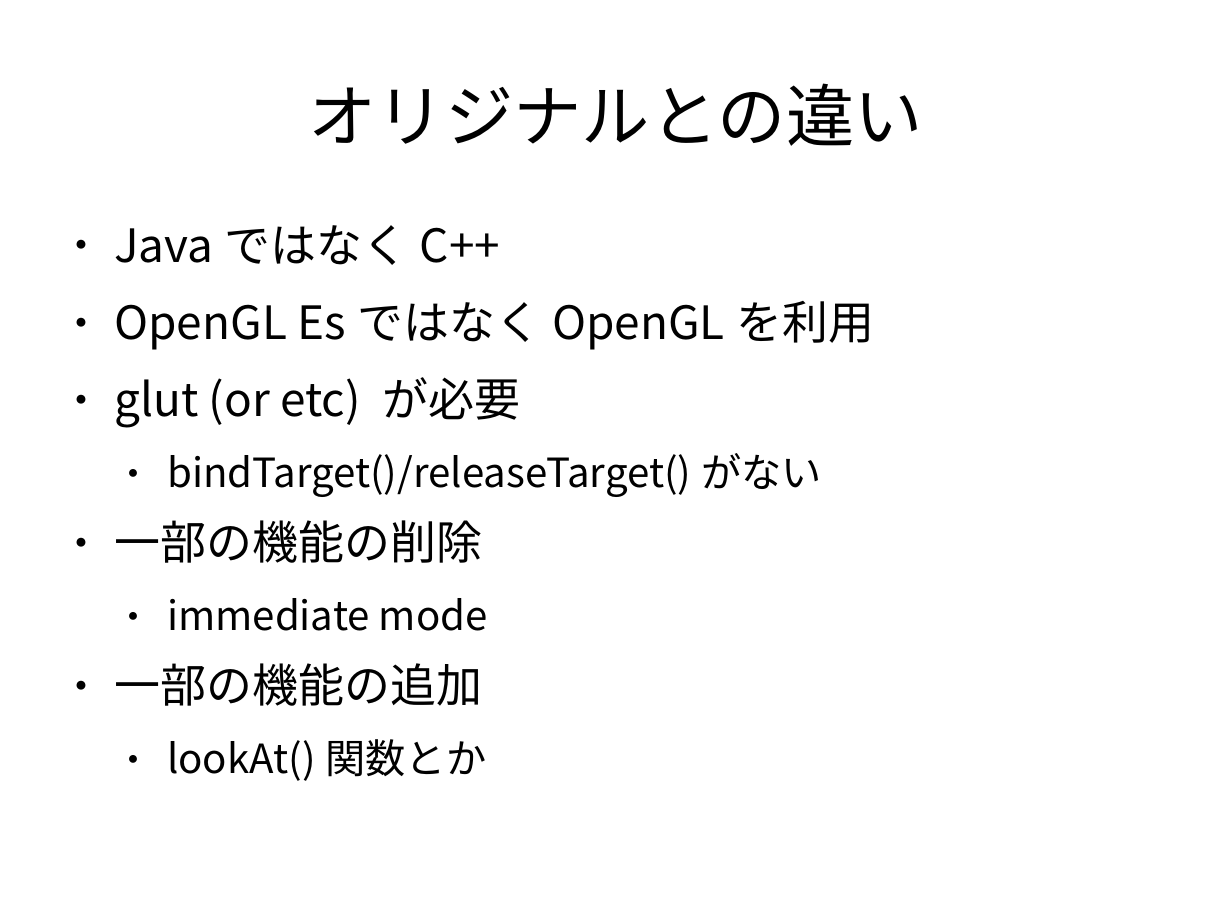
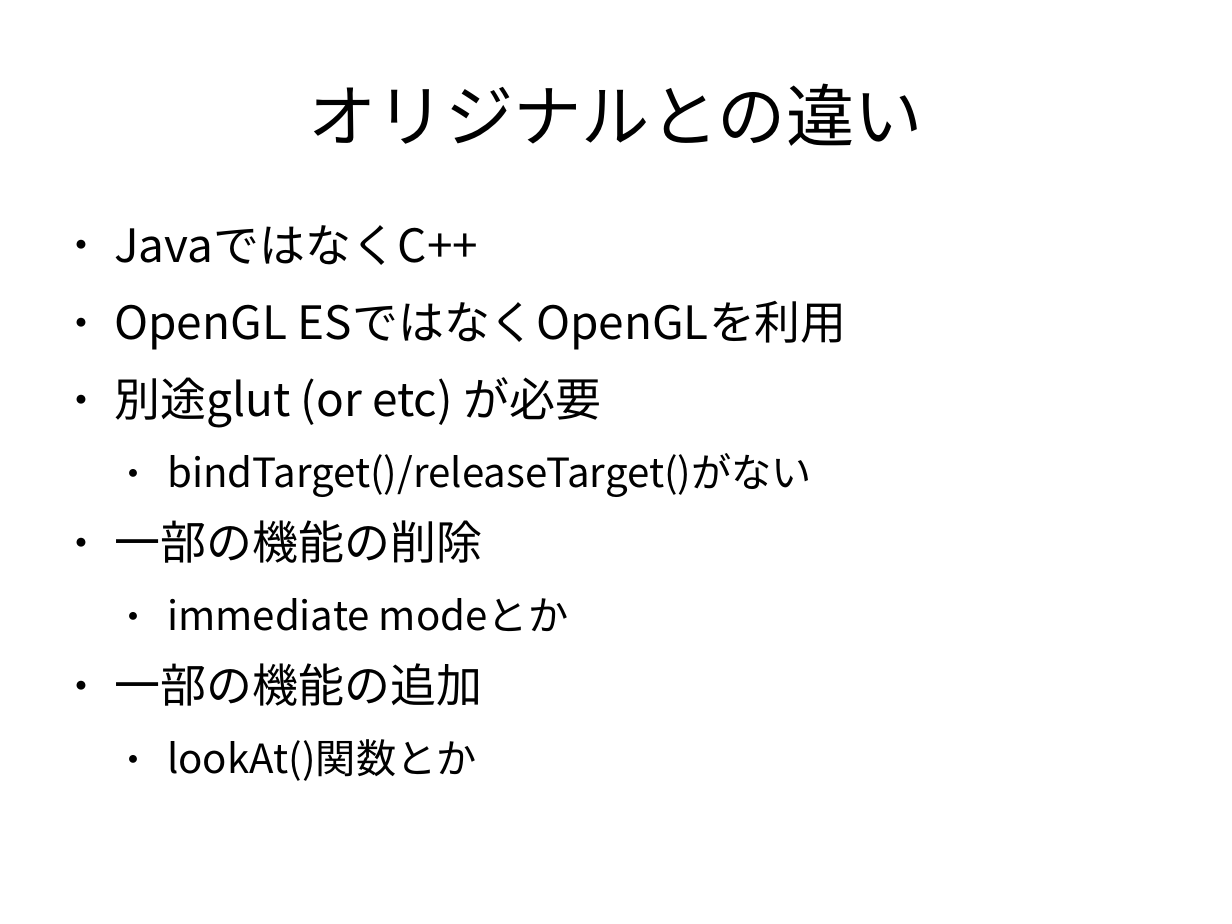
Before and after one commit to vadosnaprimer/desktop-m3g, a slide deck: slide 3 of doc/conference/Ruy会議2010-Desktop-M3Gとは.odp. Drawn at 1232x924 pixels with LibreOffice and Linux fonts; fonts in the diff are those of the drawing. Boxes give left, top, right and bottom in pixels: in the first picture for what was removed or moved away, otherwise in the second. Text is boxed around its words. In the diff, an @@ line names an element or a change of style, - is before the commit and + after.

```diff
--- a/doc/conference/Ruy会議2010-Desktop-M3Gとは.odp
+++ b/doc/conference/Ruy会議2010-Desktop-M3Gとは.odp
@@ text at (114,301,847,428): text changed @@
-● OpenGL EsではなくOpenGLを利用
-● glut (or etc) が必要
+● OpenGL ESではなくOpenGLを利用
+● 別途glut (or etc) が必要
@@ text at (167,598,568,631): text changed @@
-  ● immediate mode
+  ● immediate modeとか
```
Also in this commit, not shown: 2 other slides changed, 1 slide added, 2 other files.
